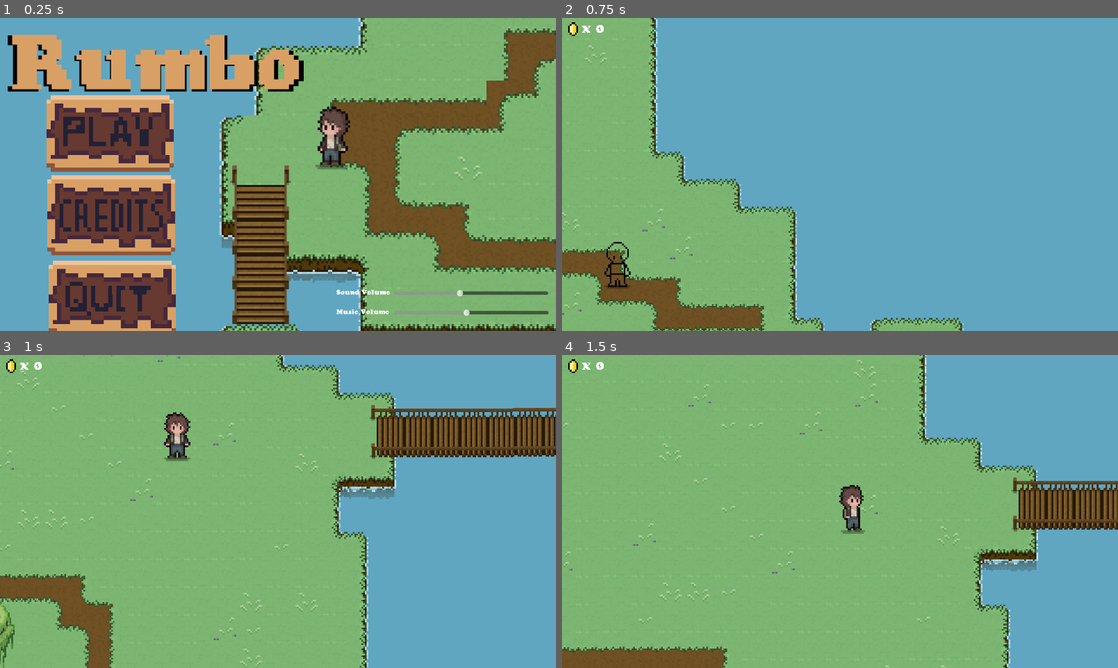
Above: before the commit, frames 1-4 (two rows, left to right).
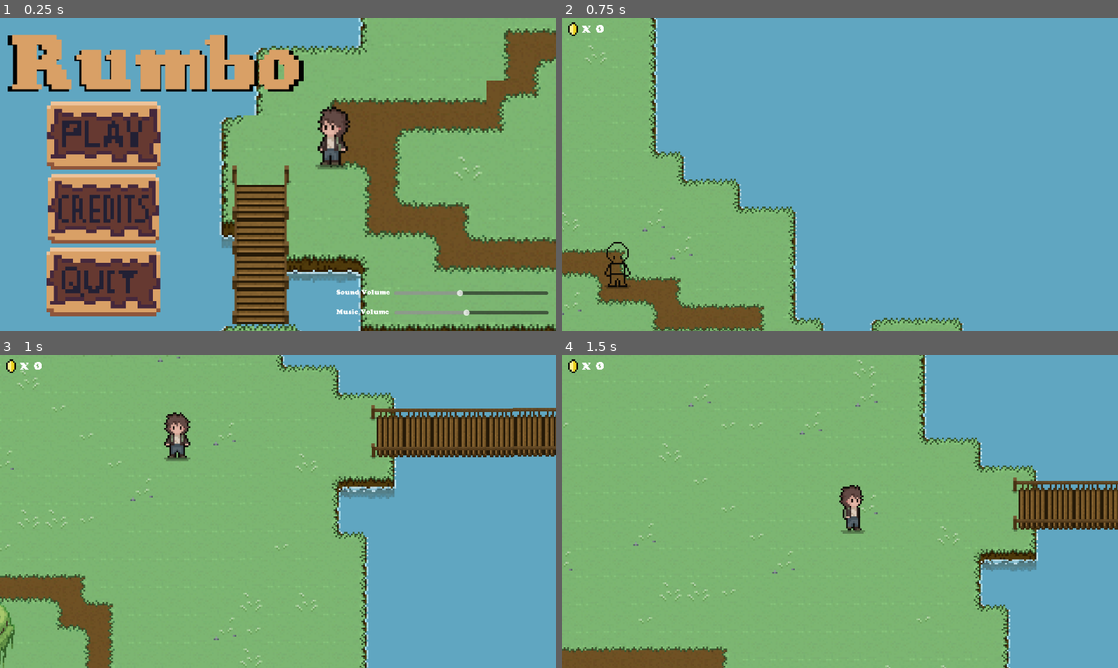
Above: after the commit, the same moments.

Repository: bonsaipropaganda/advjam2023
Game: Godot game, scene res://scenes/GUI/menus/main_menu.tscn
Two runs of this game, one before a commit and one after it. Both use one fixed random seed, a clock stepped at 60 frames per second and the inputs below. Sound files missing from this copy of the repository are replaced by a short silence.
Inputs (mouse positions are in pixels of both pictures, inside the frame that each line leads up to; where the layout moved, square brackets give the same spot in the first picture):
- Up to frame 1 (0.25 s): no input
- Up to frame 2 (0.75 s): click (667, 130) [673, 130] at 0.5 s
- Up to frame 3 (1 s): no input
- Up to frame 4 (1.5 s): tap Enter at 1.25 s; hold D (keyboard_right) from 1.28 s (still down); tap E (Interact) at 1.35 s

The runs differ from the first frame. In frame 1, 12% of the frame differs, in the area x 8-32%, y 24-100%; in frame 2, nothing differs; in frame 3, nothing differs; in frame 4, nothing differs.

Commit message:
main menu layout

Diff:
--- a/AdventureJam2023/scenes/GUI/menus/main_menu.tscn
+++ b/AdventureJam2023/scenes/GUI/menus/main_menu.tscn
@@ -23,10 +23,10 @@
 
 [node name="TextureButton2" type="TextureButton" parent="Control"]
 layout_mode = 0
-offset_left = 150.0
-offset_top = 550.0
-offset_right = 463.0
-offset_bottom = 754.0
+offset_left = 146.0
+offset_top = 512.0
+offset_right = 426.0
+offset_bottom = 716.0
 texture_normal = ExtResource("5_f8kof")
 texture_pressed = ExtResource("3_78qe2")
 ignore_texture_size = true
@@ -34,10 +34,10 @@
 
 [node name="TextureButton3" type="TextureButton" parent="Control"]
 layout_mode = 0
-offset_left = 157.0
-offset_top = 355.0
-offset_right = 451.0
-offset_bottom = 567.0
+offset_left = 158.0
+offset_top = 341.0
+offset_right = 414.0
+offset_bottom = 553.0
 texture_normal = ExtResource("4_2efbp")
 texture_pressed = ExtResource("3_78qe2")
 ignore_texture_size = true
@@ -45,10 +45,10 @@
 
 [node name="TextureButton" type="TextureButton" parent="Control"]
 layout_mode = 0
-offset_left = 145.0
-offset_top = 170.0
-offset_right = 458.0
-offset_bottom = 374.0
+offset_left = 147.0
+offset_top = 176.0
+offset_right = 427.0
+offset_bottom = 380.0
 texture_normal = ExtResource("2_yfckd")
 texture_pressed = ExtResource("3_78qe2")
 ignore_texture_size = true
